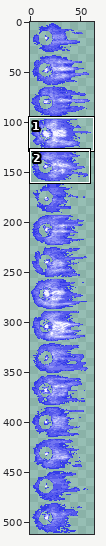
Sprite sheet, stored at Assets/Art/VFX/EngineFlare_03.png. The picture above shows the old version from afar; the outline marks the close-up.
Close-up. Old version:
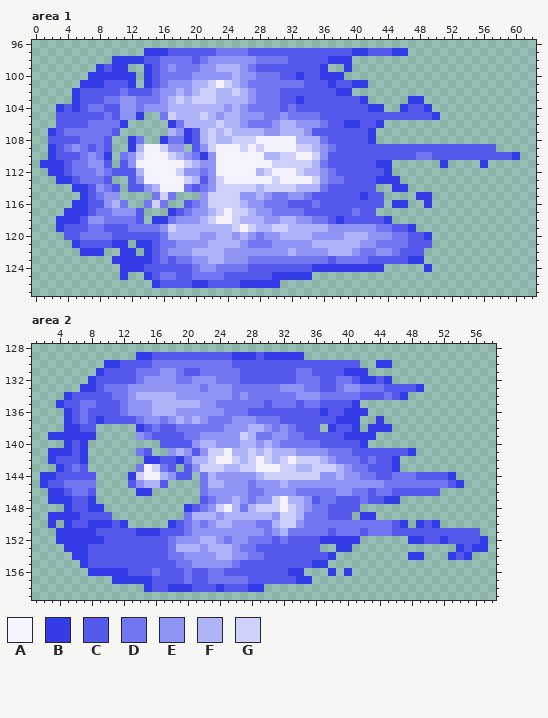
The file is 64x512 pixels. Pixels under 10% opacity are left out. Colours within 5 levels of each other are drawn and written as one. Shown: area 1: x 0..62, y 96..127; area 2: x 1..58, y 128..159. The commit also changed other parts of the picture, which this record leaves out.
Palette (. is transparent): A #f4f4ff  B #343ce8  C #5559ec  D #7175f0  E #8f93f4  F #afb3f8  G #d0d0fc
Pixels before, area 1, first column x 1:
 97 .............BBBCCCCCCDDDDCCCCCCCCCCCCCBBCCCBB..............
 98 .........BBBBCCDDDDCDEEEEEEDDDDCCCCCBBB.....................
 99 .......BCBB..BCDEDDDEEFFFEDCCCCCCCCB..B.....................
100 ......BBBBBB.BCDDDDEEEEEFEEDDDCCBCCBBB......................
101 .....BBBCCCB.BCDEEEFFGAGFEDDDDDDDCCCBCCBB...................
102 ....BCCCCCDCCCDEEFEFGGFFGFEDDDCCCCCCCBB.....................
103 ....BCCCDDEEDDDEFGFGGGFFFFEDDDCCBCCCCCCCB.....BB............
104 ..BCBCDDCCEEDEEEFFFFFFFEFEDDDDCDCCCCCCCCCBB..BCCB...........
105 ..CCCCCCDCEEB..DGFFFGFEFFEEEDDEDDDDCCCCCCCCCCCCCCB..........
106 ..CCCCDDDDB.....BDFFFFGFFEDDDEFFEEEDCCBBCCB.................
107 .BCDDDDDDC......FEBCFGFGFFFFEEFFFECCCCCCCB..................
108 .CCCCDDDC..BD..BDDBCFGFFGGGAAAAAFFFDCCCCCB..................
109 .BCDEDCDC..BFAAGEE.CEGAAAGAGAAAAGGFEDCCCCCCCCCCCCCCCCCCCC...
110 .BCCCDEDB.DEGAAAGFEDBEAAAAAAFFGGAAGECCCCCCCCCCCDDCCCCCCCCCCB
111 BBBCDDEEC.CEAAAAAAGFEEAAAAAAAGGGGGFDCCCCCCBB......B....B....
112 .BBCDDDEDCCCFAAAAGEEDEAAAAAFGAAAGFFEDCCCCCCB................
113 ..BBCDDDC..CEAAAAAGFCEGAAAAAAGAAAAGEDDCCCCBBB...............
114 ....BBCEDC.CCEFAAADCDEGGGGGFGGGGFFFDCCCCCC..BB..............
115 .....BCDEE....DGD...EGGGGEEFEDDEEDCCCCCCBCC....BB...........
116 ....BBCCEFD..DGD..CDEGGGGFEEDDDCCCDCCCCCCCC.BB..B...........
117 ...BBBCDDEEEC...BCDEEFGAGGFEEDDDDCCCCCCDCC..................
118 ..BBBCEEDDDDC.BBDEEEFGAAGFFFEEFFEEDDCBCCCCCB................
119 ..BCCCDDCCCDDDDEGFFFFFFFGAGFFGGFFFFFEEEEEEDDCCB.............
120 ...CCDDDDCCCCCCDFFFFEEFFEFEDEEFFFFEEEEFFFEEEDDCCB...........
121 ....BCCCCBB.BBCDDEEEEFFFFEDDDEEEEEFFFFFFEEDDDDCCC...........
122 .....BBB..BB.BCDEEEFFFFEEEEEEEEFEEEEFFFEDDEEDCCC............
123 .........BBBBBCDCDDEEFFEEEDDDDDDDDDDCDDDDCCCCCBB............
124 ..........BBBCCCCCCDEEDDDDCCCCCCCCBBBBBBBBB.....B...........
125 ..........B..BCDDCCDDDDCCCCCCBBBBB..........................
126 ..............BCCCCBBCCCCBBBBB..............................
Pixels before, area 2, first column x 2:
129 ............BBCCCCCCCCCCBBBCBBBBB.......................
130 ........BBCCCCDDDDDDDDDDCCCCCCCCCCCCCCCC..BB............
131 .......BCCCCDDDEEDCCDDDDDCCCCCCCDDCCCCBBB...............
132 ......BCCCCCDEEEEDDEEEDDDCCCCCCCDDDCCDDCBBCB............
133 .....BBCDDDEEEEEEEEEDEEEDDDDDDEEEDDCCDEEDDDCCCCB........
134 ...BCCCCCDDEFFFFFEEEEEEEDEDDDDDDEEEDDDDDCCCDCB..........
135 ..BCCDDCCCDEEEFFFFFFEEDDDDDDCDDDCDDCCCCB................
136 ...BCDCCCCDEEEFFFEEEEEEDDDCCCCCCCCCBCCBBB...............
137 ...BCDCBCCCCDEEDEFEFEDDDEEEDDDCCCCCCCBBB..B.............
138 ...BBCC.....BCDCCDDDDDDEEEFFEDEDCCC.BCCB.BBB............
139 .BBBBBB.....EDCCCCDDEEEEEGFDDEEDDCCCCCBBBB..............
140 ...BCB.........CCCCEFFEEEFFEFEDDDDDCCCCCB...............
141 .BBBCB......DC..EFECEGGAFFGFGFFFEEEEDDDCCCCCCCB.........
142 .BCCCB.......BBCCBDFFGAAGFGAGFGAGGGFEDDDCDCCB...........
143 ..BCDC......DAGDC.CEGGGFFGGAAAGGFFGGGFEDDCCCB...........
144 BBCCCCC....BGAAFECC.DFEEEEEFGGGGGGGEEFEEDDCCDDDCCCCB....
145 BCCDDDD....CEFFC....DFFEEEDEEEFEEEEEEEEEEEEDDDDDDDDCB...
146 .BBCDDC.....BB......DEEEEEDDEEEEDDDDDEEDDCDDCCCCCC......
147 .BBBCCB.............CDEEFEDEEGAFFECDDCCCDCCBB...........
148 ...BCCBB..........BCDEGAFDFGGGAGFEDDCCCC................
149 .BBBBCCCC.........DFFFEFFFFFFEGGFDDDCCC.BB..............
150 .B.BCCBBBCB.....BCDEDEFFEEEDDFGGEDDDDDDDDDDDCB.BCB......
151 ..BBBBBCCCCCBBBCCCDEEEEEEEEEDEFDDDDDCDDDCDDDCCCCCCCCCCC.
152 ..BBBBBBCCCCCCCCDEEEFFEDEEDDDCDCCCCBBBBB......BBCCBCCCCB
153 ...BBBCCCCCCCCCCDFFFEFFFEDDCCCCCCCC..BB.............BCBB
154 ....BBCCCCCCCCCCDDEEEEFFEEDDCCCCCCCCB.........BB...BCB..
155 .....BCCCCCCCCCCCDDEEEEEDCCCCCCCCCBB....................
156 ......BBBBBCCCDCCCDCCDDCCCCCCCCBB...B.B.................
157 .........BBBBBCCCCDCCDDDDDCCCCCCBB......................
158 .............BCCBBBCCCBCCCBB............................
New version:
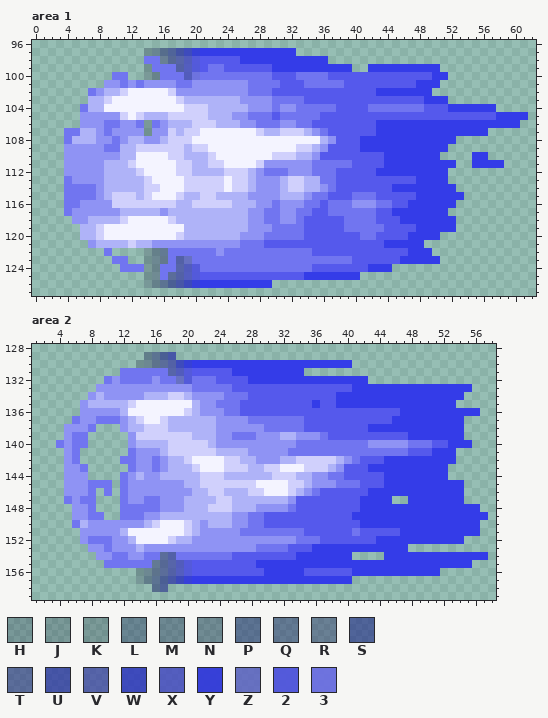
Colours new in this view: H #0b0d3237  J #12133337  K #191a3438  L #11144e56  M #1c1e4f56  N #26285156  P #181b6a75  Q #27296c75  R #34366e75  S #1e238694  T #31338894  U #252aa2b3  V #3c3fa5b3  W #2b32bed2  X #4649c1d1  Y #3139daf1  Z #5d60c4d1  2 #5054ddf0  3 #6b6ee1f0
Change:
Changed rows in their new state; - is an unchanged pixel.
Area 1:
first column x 1:
 97 -------------HLPSUWYBBBBBBBBBBBB..............---------------
 98 ---------....DDRTVX2CCCCCBBBBBBBBBBB...----------------------
 99 -------....--KD-DVX2CDDCCCC--BBBBBB-BB---BBBBBBBBB-----------
100 ------...DD.-JN---X3DDDDDDD--C--DDDDCCCCCCCCCCCCCBB----------
101 -----...EEDEDEEE-DDEEEEEE-----CCCDDDDD-CCCCCCCCBBB-----------
102 ----..DEFFGAAAAAGE-EEEEEEED--C-------CCCCCBBBBBBB------------
103 ----..FFGAAAAAAAA--FFF---E-EE-DDD-------CCCCCCCCBBB----------
104 --...DFFAAAAAAAAAAGGG--F-FEEE-EEDDDDD----DDDDDDDCCCBBBBBB----
105 --...EEEEEGAGFFF-GGG--F-E-DD-CD------------------CCCCCCCCBBBB
106 --...EEE--EEDJDEFF-GGGF---E--DEEDDCC--CC---BBBBBBBBBBBBBBBBB-
107 -..--FFE-EEEEKEEGFGGAAAAAAAGFFGGGFED-----CBBBBBBBBBBBBBB-----
108 -..DFFFEEDEFFEEFGGGAAAAAAAA-----AAAFE---B-BBBBBBBBBB---------
109 -..E-EEEDDFFGGG-GGFGGA---A-A--------C---BBBBBBBBBBB......----
110 -..EEE-EEEFFA----GFFFG------AG--FFEC-------BBBBBBB....BB....-
111 ...EEE--FFFG-----G--FGG----GEEEEEED-DDD---C-BBBBBB-B--B-BB---
112 -..EEEE-FFFFG-----GFFFFGGGFEDDDEEEDD------B-BBBBBBB----------
113 --.DEEEEFFFFFG-----GGG--GGFEEEFGGFFD-C----CCCCCBBBB----------
114 ---DDDD-FFFFFGG---GGGG-A--FEEEF-G--ED-----CC--BBBBBB---------
115 ---DDDDEFGGGFGAAAGFFG-FFFF-E-EFFFEDD---DDD-CCCC--BBBB--------
116 ---DDEEE-GGGGG-GGFFGG---F-F-E-EEED--DDDEEEDDCCBB-BBB---------
117 ---DEEEEE-FFFFFEFFFFF-FFFFE-D-EE-D--DDD-DDCCBBBBBBB----------
118 --..EEFFFFGAAAAAGFFF-FFFF-EEDDEEDCCC-CDDDD-CCBBBBBBB---------
119 --...FFGAAAAAAAAAA------FFEEEDDDDCCCCCDDDD-C--CBBBBB---------
120 ---..FFGAAAAAAAAAG--FF--FE-EDDDDDCCCCCCCDDCCCCBB-B-----------
121 ----..EFFFFGFFEEE----EEEED--CCCCCCCCCCCCCCCBBBBB.------------
122 -----...D-..-JMQDDDDDDEDDDDDDDDDDDCCCCCCCCCCC-BBB------------
123 ---------DD..JMRDVZDDDDDDD----------D--CC----B--BB-----------
124 ----------DDDKNDDVX2DD----DDDDDDDDCCCCCCC--B----.------------
125 ----------.--JN-TVX2CCC------CCCC-BBBBBB---------------------
126 -------------HMPSUWY-BBBB----.-------------------------------
Area 2:
first column x 2:
129 ------------.LPSU................-----------------------
130 --------....HMQTVWYBBBBBBBBBBBBBBBBBBBB.--..------------
131 -------...DD---DVX2-CCCCBBBBBBBBB........---------------
132 ------..DEDD-D-DDZ2DDDCCC-BBBBBBBBBBBBBB-...------------
133 -----..EEEE--------D-DDDCCCCCCCCCCC--CCBBBBBBBB-BBBBBB--
134 ---...EFEEE-E---GGF----D-DCCCCCCCCCCCBBBBBBBB-BBBBBBB---
135 --...EFFFFFGAAAAAAA------CCC-CCC-CB--BB-BBBBBBBBBBBB----
136 ---..EEEEEFAAAAAAAGF-----C---------C--CCCCCCCBBBBBBBBBB-
137 ---.DEEDDDEFGAAGF-F-FFEE--D---DDD----CCCCCCCBBBBBBBBB---
138 ---EEED---EFFGGGFFFFFFE---EED-D-D--CC--CC---BBBBBBBBB---
139 -..EDD.----EGGGGGGGFFF--DDDEE-FFEEED--CCCCCCCCBBBBBBB---
140 --DEDD-----EFFFFGGGGG----EE-E-EE---DDDDDDEEEEEDDDCCBBB--
141 -..ED.-----DEEEFGGGGG-FF--EEEEEDDDDD---DDDDDDDCCCBBB----
142 -..ED.----DDEEDEFFGAAA-G--FEEEFF---GGFE--C-B-BBBBBBB----
143 --.EED-----DEEDEFFFGAAAGG-FFGGAAAG--FECCCBBB-BBBBBB-----
144 ...EEE.---DEFEE-FFFFGGGFFFF-F---FFE-DDCCCC-BBBBBBBB.----
145 ...EEE-DD-DE-EEEEEFFGGGGGGGAAAAGGF---DDDCCCBBBBBBBBB----
146 -..EEED-D-DEEEEEEEEFFGGFFFGGAAAGFE-CCCCCCBBBBBBBBBBBB---
147 -..DEDD---DEEDDEEEFFFFGG-FFFFFFECC-CC---BBB-.-BBBBBBB---
148 ---.EED.--DDDDDEEEFFFG-G-F-EEEEDCCCC----BBBBBBBBBBBBBBB-
149 -...EEDD.-DDDEEFFFF---F-EEDDCCCCCCCC---B--BBBBBBBBBBBBBB
150 -.-.DFEEEEEEEFGAAAGFEF----D-CCCCCCCCCCCCBBBBB-B-B-BBBBB-
151 --...EEEEEFAAAAAAAGF-----DDD-DD--CCC-CC--CCC-BBBBBBBBBB-
152 --...EDDDEEFAAAAGFF-EE-E--EEEEEEDDDCCCCCCCBBBB--BB-BB...
153 ---...EEDEEEFEEEEEEE-EEE-EEDDDD---BBB--BBBBBBB------....
154 ----...EEDDEEDDTV-DDDDDDCCCC----BBBB-BB----BBB--BBB-B-BB
155 -----...DDDDDDQTVX2CCCCCC--BBBBBBB--BBBBBBBBBBBBBBBBBB--
156 ------......JMQTVX2--CC-----BBB--CCCCCCBBBBBBBBBBB------
157 ---------...HLPSUWYBBBBBBBBBBBBB--BBBBB-----------------
158 -------------.PS............----------------------------
Pixel boxes of the changes (left, top, right, bottom) in both close-ups:
changed: (40, 48, 528, 288)
changed: (40, 352, 488, 592)
